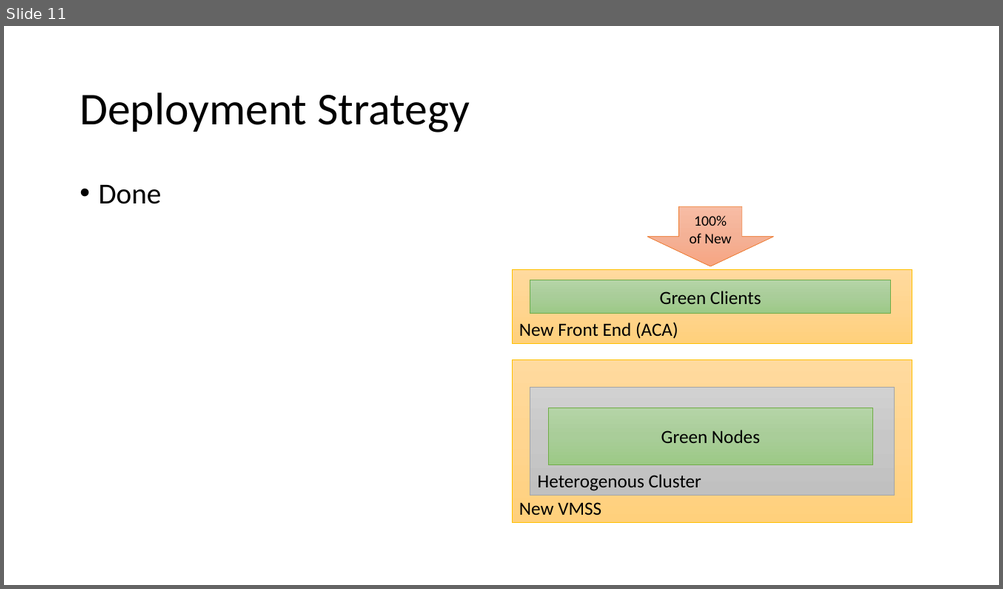
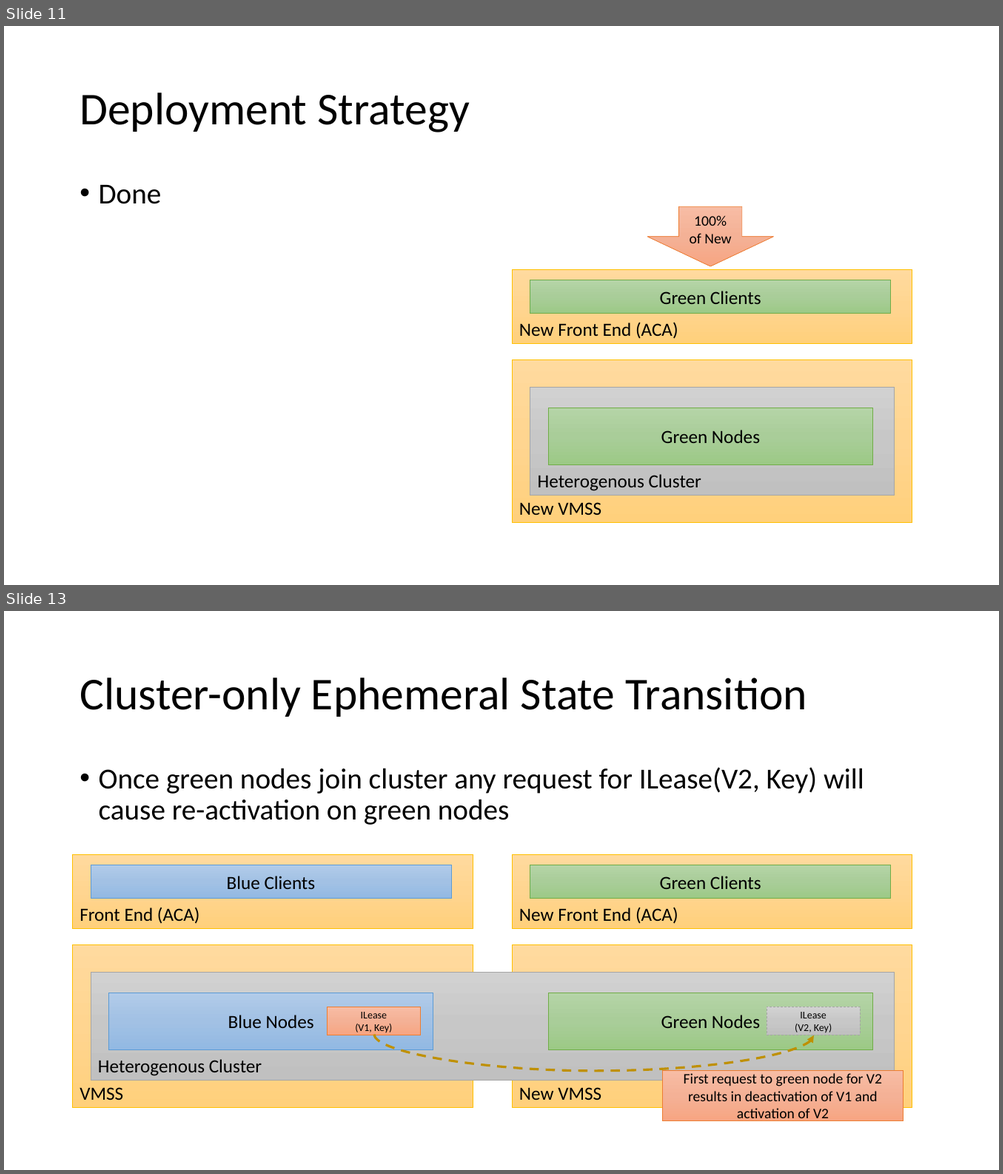
Before and after one commit to MarkNickeson/OrleansVersionAndDeploy, a slide deck: Orleans Versioning and Deployment.pptx. Shown one above the other, each under a label of ours: slide 11 before the commit, slides 11 and 13 after it; the slides between them are not shown. The pictures are 1003x589 and 1003x1174 pixels, drawn with LibreOffice and Linux fonts; fonts in the diff are those of the drawing. Boxes give left, top, right and bottom in pixels: in the first picture for what was removed or moved away, otherwise in the second. Text is boxed around its words. In the diff, an @@ line names an element or a change of style, - is before the commit and + after.

```diff
--- a/Orleans Versioning and Deployment.pptx
+++ b/Orleans Versioning and Deployment.pptx
@@ slide 13 added at (x1=4, y1=611, x2=999, y2=1170), background #FFFFFF @@
@@ title added at (x1=79, y1=678, x2=808, y2=717), 44 pt, text #000000 @@
+Cluster-only Ephemeral State Transition
@@ text added at (x1=99, y1=767, x2=864, y2=825), 28 pt, text #000000 @@
+• Once green nodes join cluster any request for ILease(V2, Key) will cause re-activation on green nodes
@@ rectangle added at (x1=73, y1=855, x2=473, y2=929), fill gradient #FFDB9E to #FFD590 to #FFD07C, outline #FFC000 0.5 pt, 18 pt, text #000000 @@
+Front End (ACA)
@@ rectangle added at (x1=91, y1=866, x2=451, y2=899), fill gradient #B1CBE9 to #A3C1E5 to #93B9E4, outline #5B9BD5 0.5 pt, 18 pt, text #000000 @@
+Blue Clients
@@ rectangle added at (x1=512, y1=855, x2=913, y2=929), fill gradient #FFDB9E to #FFD590 to #FFD07C, outline #FFC000 0.5 pt, 18 pt, text #000000 @@
+New Front End (ACA)
@@ rectangle added at (x1=530, y1=866, x2=891, y2=899), fill gradient #B5D5A7 to #AACE9A to #9CC987, outline #70AD47 0.5 pt, 18 pt, text #000000 @@
+Green Clients
@@ rectangle added at (x1=73, y1=945, x2=473, y2=1108), fill gradient #FFDB9E to #FFD590 to #FFD07C, outline #FFC000 0.5 pt, 18 pt, text #000000 @@
+VMSS
@@ rectangle added at (x1=512, y1=945, x2=913, y2=1108), fill gradient #FFDB9E to #FFD590 to #FFD07C, outline #FFC000 0.5 pt, 18 pt, text #000000 @@
+New VMSS
@@ rectangle added at (x1=91, y1=972, x2=893, y2=1080), fill gradient #D2D2D2 to #C8C8C8 to #C0C0C0, outline #A5A5A5 0.5 pt, 18 pt, text #000000 @@
+Heterogenous Cluster
@@ rectangle added at (x1=109, y1=993, x2=434, y2=1051), fill gradient #B1CBE9 to #A3C1E5 to #93B9E4, outline #5B9BD5 0.5 pt, 18 pt, text #000000 @@
+Blue Nodes
@@ rectangle added at (x1=327, y1=1007, x2=421, y2=1036), fill gradient #F7BDA5 to #F5B196 to #F8A582, outline #ED7D31 0.5 pt, 10 pt, text #000000 @@
+ILease
+(V1, Key)
@@ rectangle added at (x1=549, y1=993, x2=874, y2=1051), fill gradient #B5D5A7 to #AACE9A to #9CC987, outline #70AD47 0.5 pt, 18 pt, text #000000 @@
+Green Nodes
@@ rectangle added at (x1=766, y1=1007, x2=859, y2=1036), fill gradient #D2D2D2 to #C8C8C8 to #C0C0C0, outline #A5A5A5 0.5 pt dashed, 10 pt, text #000000 @@
+ILease
+(V2, Key)
@@ curved arrow added from (374, 1035) to (814, 1036), #BF9000 2.25 pt dashed @@
@@ rectangle added at (x1=663, y1=1071, x2=903, y2=1122), fill gradient #F7BDA5 to #F5B196 to #F8A582, outline #ED7D31 0.5 pt, 14 pt, text #000000 @@
+First request to green node for V2 results in deactivation of V1 and activation of V2
```
Also in this commit, not shown: 2 other slides added, 13 other files.
